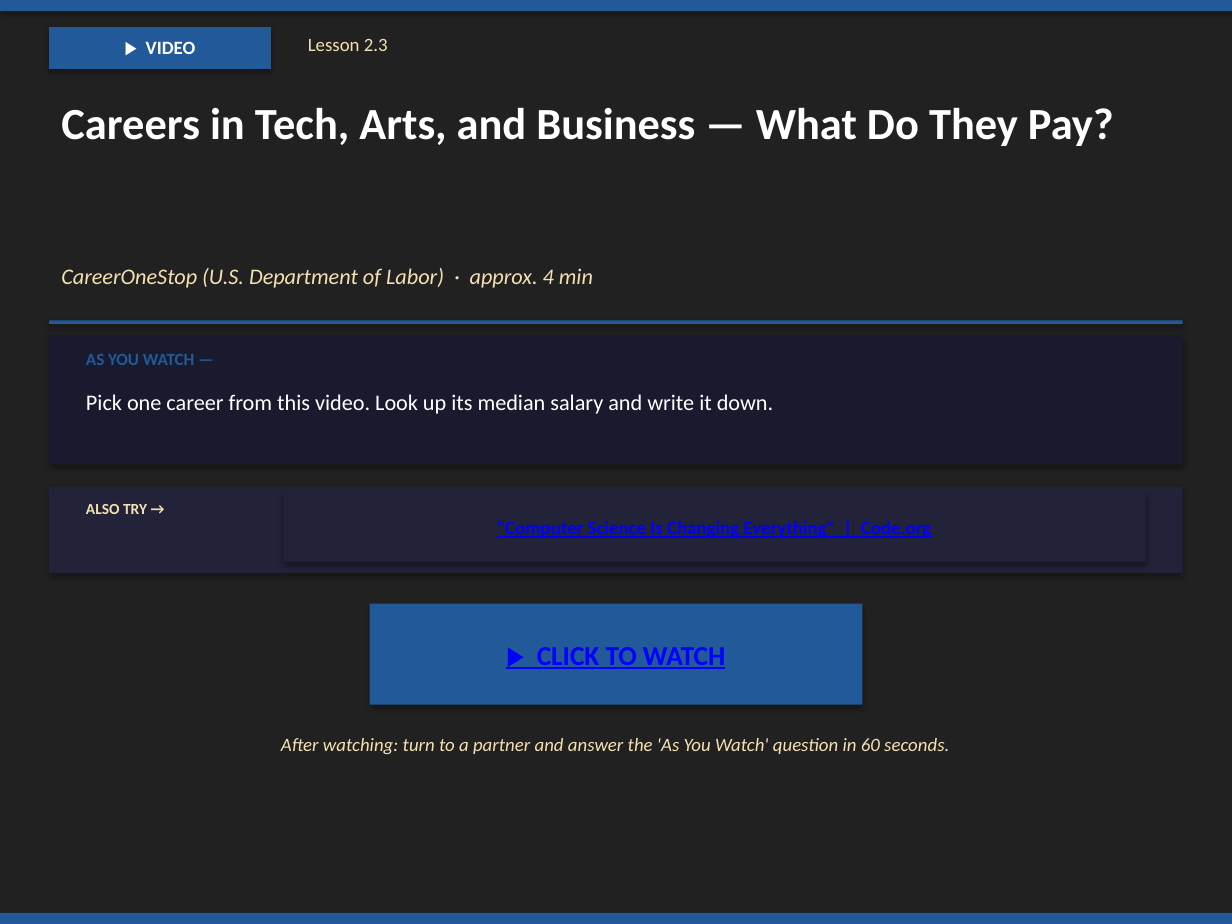
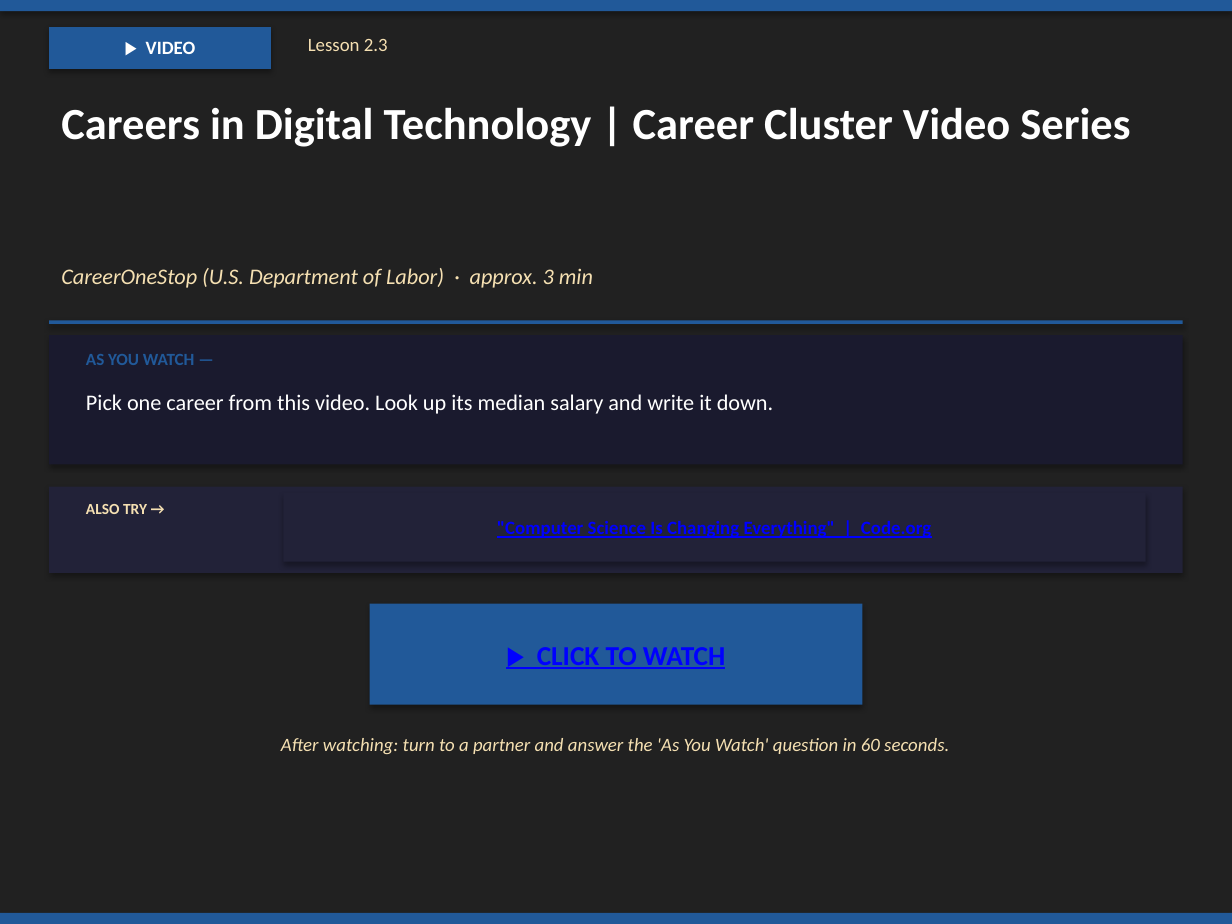
Before and after one commit to milesclawson/test-repo, a slide deck: slide 94 of downloads/warrior_prep_teacher_slides.pptx. Drawn at 1232x924 pixels with LibreOffice and Linux fonts; fonts in the diff are those of the drawing. Boxes give left, top, right and bottom in pixels: in the first picture for what was removed or moved away, otherwise in the second. Text is boxed around its words. In the diff, an @@ line names an element or a change of style, - is before the commit and + after.

```diff
--- a/downloads/warrior_prep_teacher_slides.pptx
+++ b/downloads/warrior_prep_teacher_slides.pptx
@@ text at bbox=[61, 107, 1130, 147]: text changed @@
-Careers in Tech, Arts, and Business — What Do They Pay?
+Careers in Digital Technology | Career Cluster Video Series
@@ text at bbox=[61, 268, 593, 288]: text changed @@
-CareerOneStop (U.S. Department of Labor) · approx. 4 min
+CareerOneStop (U.S. Department of Labor) · approx. 3 min
```
Also in this commit, not shown: 10 other slides changed, 1 other file.
